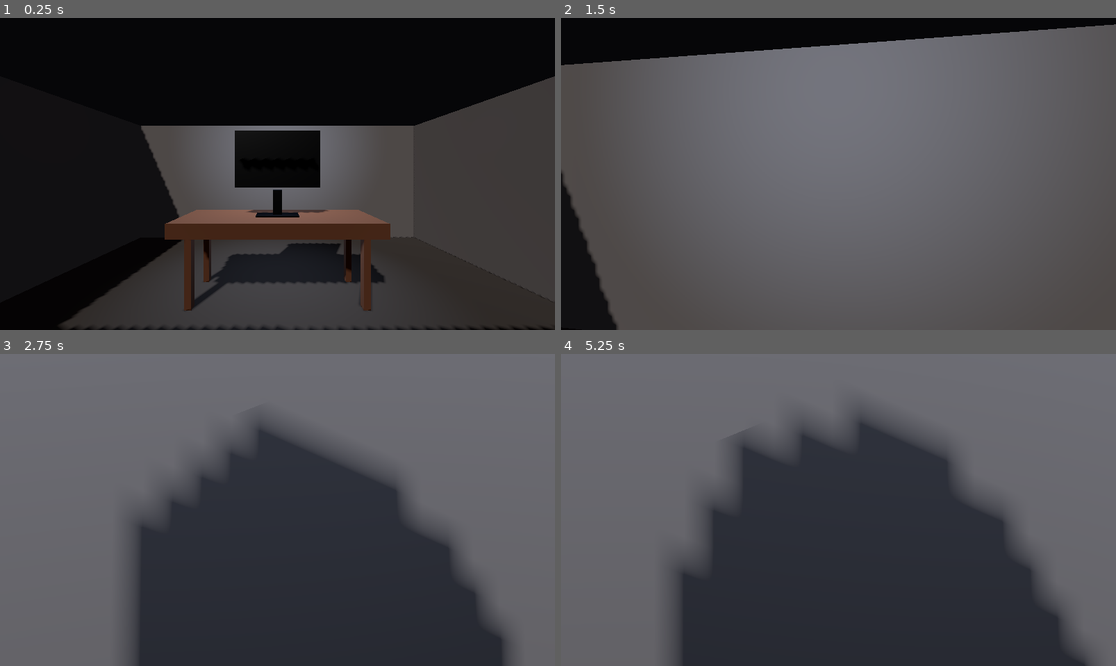
Above: before the commit, frames 1-4 (two rows, left to right).
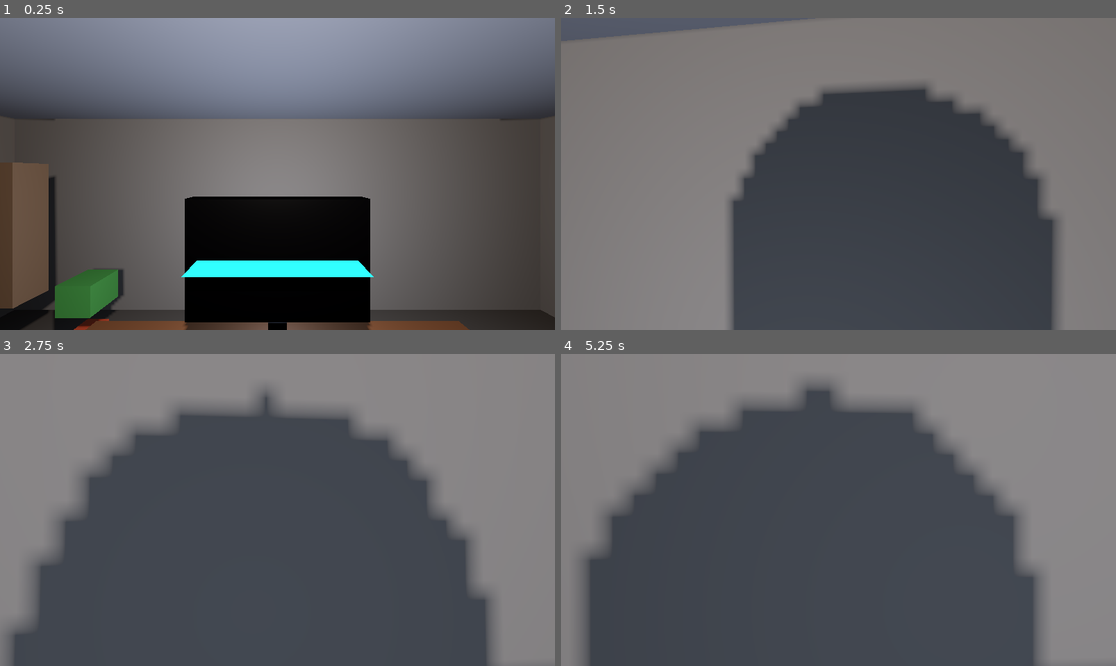
Above: after the commit, the same moments.

Repository: lucasteamalt12321/HorrorGame
Game: Godot game, scene res://scenes/levels/world.tscn
Two runs of this game, one before a commit and one after it. Both use one fixed random seed, a clock stepped at 60 frames per second and the inputs below.
Inputs (mouse positions are in pixels of both pictures, inside the frame that each line leads up to):
- Up to frame 1 (0.25 s): no input
- Up to frame 2 (1.5 s): move the mouse to (866, 174) at 0.52 s; hold W (move_forward) from 0.53 s (still down); tap Space (jump) at 0.77 s; move the mouse to (810, 174) at 1.27 s
- Up to frame 3 (2.75 s): keep holding W (move_forward); tap Space (jump) at 1.52 s; move the mouse to (288, 503) at 2.02 s
- Up to frame 4 (5.25 s): keep holding W (move_forward); tap Enter at 2.75 s; move the mouse to (832, 516) at 2.77 s; tap Space (jump) at 3.02, 3.77, 4.25, 4.52 s; move the mouse to (877, 513) at 3.52 s; move the mouse to (794, 506) at 4.27 s; move the mouse to (844, 510) at 5.02 s

The runs differ from the first frame. In frame 1, 84% of the frame differs, in the area x 0-100%, y 0-100%; in frame 2, 83%; in frame 3, 77%; in frame 4, 74%.

Commit message:
PHASE 2: офисная локация (office.tscn) + подключение в world; синхронизация MB/docs

Diff:
--- /dev/null
+++ b/scenes/levels/office/office.tscn
@@ -0,0 +1,509 @@
+[gd_scene load_steps=46 format=3]
+
+[sub_resource type="Environment" id="Environment_office"]
+background_mode = 1
+background_color = Color(0.02, 0.02, 0.025, 1)
+ambient_light_source = 3
+ambient_light_color = Color(0.4, 0.42, 0.47, 1)
+ambient_light_energy = 0.55
+
+[sub_resource type="StandardMaterial3D" id="Material_floor"]
+albedo_color = Color(0.22, 0.2, 0.18, 1)
+roughness = 0.9
+
+[sub_resource type="StandardMaterial3D" id="Material_wall"]
+albedo_color = Color(0.34, 0.32, 0.3, 1)
+roughness = 0.95
+
+[sub_resource type="StandardMaterial3D" id="Material_ceiling"]
+albedo_color = Color(0.4, 0.4, 0.42, 1)
+roughness = 0.95
+
+[sub_resource type="StandardMaterial3D" id="Material_desk"]
+albedo_color = Color(0.3, 0.18, 0.1, 1)
+roughness = 0.6
+
+[sub_resource type="StandardMaterial3D" id="Material_desk_dark"]
+albedo_color = Color(0.14, 0.1, 0.07, 1)
+roughness = 0.5
+
+[sub_resource type="StandardMaterial3D" id="Material_monitor"]
+albedo_color = Color(0.04, 0.04, 0.05, 1)
+metallic = 0.4
+roughness = 0.3
+
+[sub_resource type="StandardMaterial3D" id="Material_screen"]
+albedo_color = Color(0.08, 0.6, 0.9, 1)
+emission_enabled = true
+emission = Color(0.08, 0.6, 0.9, 1)
+emission_energy_multiplier = 0.7
+
+[sub_resource type="StandardMaterial3D" id="Material_keyboard"]
+albedo_color = Color(0.1, 0.1, 0.12, 1)
+metallic = 0.3
+roughness = 0.4
+
+[sub_resource type="StandardMaterial3D" id="Material_key"]
+albedo_color = Color(0.88, 0.88, 0.88, 1)
+roughness = 0.6
+
+[sub_resource type="StandardMaterial3D" id="Material_mouse"]
+albedo_color = Color(0.12, 0.12, 0.14, 1)
+metallic = 0.2
+roughness = 0.5
+
+[sub_resource type="StandardMaterial3D" id="Material_chair"]
+albedo_color = Color(0.18, 0.16, 0.15, 1)
+metallic = 0.2
+roughness = 0.7
+
+[sub_resource type="StandardMaterial3D" id="Material_armrest"]
+albedo_color = Color(0.1, 0.1, 0.12, 1)
+metallic = 0.5
+roughness = 0.4
+
+[sub_resource type="StandardMaterial3D" id="Material_door"]
+albedo_color = Color(0.28, 0.2, 0.13, 1)
+roughness = 0.5
+
+[sub_resource type="StandardMaterial3D" id="Material_door_frame"]
+albedo_color = Color(0.12, 0.1, 0.08, 1)
+roughness = 0.5
+
+[sub_resource type="StandardMaterial3D" id="Material_handle"]
+albedo_color = Color(0.7, 0.65, 0.55, 1)
+metallic = 0.8
+roughness = 0.3
+
+[sub_resource type="StandardMaterial3D" id="Material_shelf"]
+albedo_color = Color(0.32, 0.24, 0.17, 1)
+roughness = 0.7
+
+[sub_resource type="StandardMaterial3D" id="Material_book"]
+albedo_color = Color(0.5, 0.2, 0.15, 1)
+roughness = 0.8
+
+[sub_resource type="StandardMaterial3D" id="Material_book_green"]
+albedo_color = Color(0.2, 0.45, 0.25, 1)
+roughness = 0.8
+
+[sub_resource type="StandardMaterial3D" id="Material_book_blue"]
+albedo_color = Color(0.2, 0.3, 0.55, 1)
+roughness = 0.8
+
+[sub_resource type="StandardMaterial3D" id="Material_window_glow"]
+albedo_color = Color(1, 1, 1, 1)
+emission_enabled = true
+emission = Color(0.7, 0.8, 1, 1)
+emission_energy_multiplier = 0.4
+
+[sub_resource type="StandardMaterial3D" id="Material_plant"]
+albedo_color = Color(0.18, 0.4, 0.16, 1)
+roughness = 0.9
+
+[sub_resource type="StandardMaterial3D" id="Material_pot"]
+albedo_color = Color(0.55, 0.2, 0.1, 1)
+roughness = 0.8
+
+[sub_resource type="BoxMesh" id="BoxMesh_floor"]
+size = Vector3(9, 0.2, 7)
+
+[sub_resource type="BoxMesh" id="BoxMesh_wall_plain"]
+size = Vector3(9, 3.2, 0.2)
+
+[sub_resource type="BoxMesh" id="BoxMesh_wall_side"]
+size = Vector3(0.2, 3.2, 7)
+
+[sub_resource type="BoxMesh" id="BoxMesh_ceiling"]
+size = Vector3(9, 0.2, 7)
+
+[sub_resource type="BoxShape3D" id="BoxShape_floor"]
+size = Vector3(9, 0.2, 7)
+
+[sub_resource type="BoxShape3D" id="BoxShape_ceil"]
+size = Vector3(9, 0.2, 7)
+
+[sub_resource type="BoxShape3D" id="BoxShape_wall_back"]
+size = Vector3(9, 3.2, 0.2)
+
+[sub_resource type="BoxShape3D" id="BoxShape_wall_side"]
+size = Vector3(0.2, 3.2, 7)
+
+[sub_resource type="BoxMesh" id="BoxMesh_desk_top"]
+size = Vector3(3.2, 0.15, 1.2)
+
+[sub_resource type="BoxMesh" id="BoxMesh_desk_leg"]
+size = Vector3(0.12, 1.4, 0.12)
+
+[sub_resource type="BoxShape3D" id="BoxShape_desk"]
+size = Vector3(3.2, 0.15, 1.2)
+
+[sub_resource type="BoxMesh" id="BoxMesh_monitor_body"]
+size = Vector3(1.4, 0.93, 0.14)
+
+[sub_resource type="PlaneMesh" id="PlaneMesh_screen"]
+size = Vector2(1.22, 0.76)
+
+[sub_resource type="BoxMesh" id="BoxMesh_monitor_stand"]
+size = Vector3(0.14, 0.32, 0.14)
+
+[sub_resource type="BoxMesh" id="BoxMesh_monitor_base"]
+size = Vector3(0.7, 0.06, 0.32)
+
+[sub_resource type="BoxMesh" id="BoxMesh_keyboard"]
+size = Vector3(1.1, 0.05, 0.36)
+
+[sub_resource type="BoxMesh" id="BoxMesh_key"]
+size = Vector3(0.09, 0.04, 0.09)
+
+[sub_resource type="BoxMesh" id="BoxMesh_mouse_body"]
+size = Vector3(0.16, 0.07, 0.26)
+
+[sub_resource type="BoxMesh" id="BoxMesh_mouse_wheel"]
+size = Vector3(0.03, 0.02, 0.03)
+
+[sub_resource type="BoxMesh" id="BoxMesh_chair_seat"]
+size = Vector3(0.9, 0.1, 0.9)
+
+[sub_resource type="BoxMesh" id="BoxMesh_chair_back"]
+size = Vector3(0.9, 1.0, 0.1)
+
+[sub_resource type="BoxMesh" id="BoxMesh_chair_base"]
+size = Vector3(0.5, 0.08, 0.5)
+
+[sub_resource type="BoxMesh" id="BoxMesh_chair_pole"]
+size = Vector3(0.07, 0.5, 0.07)
+
+[sub_resource type="BoxMesh" id="BoxMesh_chair_armrest"]
+size = Vector3(0.08, 0.08, 0.6)
+
+[sub_resource type="BoxMesh" id="BoxMesh_door_leaf"]
+size = Vector3(0.9, 2.3, 0.1)
+
+[sub_resource type="BoxShape3D" id="BoxShape_door"]
+size = Vector3(0.9, 2.3, 0.1)
+
+[sub_resource type="BoxMesh" id="BoxMesh_door_frame"]
+size = Vector3(0.06, 2.4, 0.16)
+
+[sub_resource type="BoxMesh" id="BoxMesh_door_handle"]
+size = Vector3(0.05, 0.05, 0.35)
+
+[sub_resource type="BoxMesh" id="BoxMesh_shelf_body"]
+size = Vector3(1.4, 1.6, 0.35)
+
+[sub_resource type="BoxMesh" id="BoxMesh_book"]
+size = Vector3(0.08, 0.24, 0.28)
+
+[sub_resource type="BoxMesh" id="BoxMesh_window_frame"]
+size = Vector3(1.6, 1.2, 0.08)
+
+[sub_resource type="BoxMesh" id="BoxMesh_window_glass"]
+size = Vector3(1.4, 1.0, 0.04)
+
+[sub_resource type="BoxMesh" id="BoxMesh_plant_pot"]
+size = Vector3(0.3, 0.35, 0.3)
+
+[sub_resource type="BoxMesh" id="BoxMesh_plant_leaves"]
+size = Vector3(0.45, 0.4, 0.45)
+
+[node name="Office" type="Node3D"]
+
+[node name="WorldEnvironment" type="WorldEnvironment" parent="."]
+environment = SubResource("Environment_office")
+
+[node name="Floor" type="MeshInstance3D" parent="."]
+transform = Transform3D(1, 0, 0, 0, 1, 0, 0, 0, 1, 0, -0.1, 0)
+material_override = SubResource("Material_floor")
+mesh = SubResource("BoxMesh_floor")
+
+[node name="FloorBody" type="StaticBody3D" parent="."]
+transform = Transform3D(1, 0, 0, 0, 1, 0, 0, 0, 1, 0, -0.1, 0)
+
+[node name="CollisionShape3D" type="CollisionShape3D" parent="FloorBody"]
+shape = SubResource("BoxShape_floor")
+
+[node name="BackWall" type="MeshInstance3D" parent="."]
+transform = Transform3D(1, 0, 0, 0, 1, 0, 0, 0, 1, 0, 1.6, -3.5)
+material_override = SubResource("Material_wall")
+mesh = SubResource("BoxMesh_wall_plain")
+
+[node name="BackWallBody" type="StaticBody3D" parent="."]
+transform = Transform3D(1, 0, 0, 0, 1, 0, 0, 0, 1, 0, 1.6, -3.5)
+
+[node name="CollisionShape3D" type="CollisionShape3D" parent="BackWallBody"]
+shape = SubResource("BoxShape_wall_back")
+
+[node name="FrontWall" type="MeshInstance3D" parent="."]
+transform = Transform3D(1, 0, 0, 0, 1, 0, 0, 0, 1, 0, 1.6, 3.5)
+material_override = SubResource("Material_wall")
+mesh = SubResource("BoxMesh_wall_plain")
+
+[node name="FrontWallBody" type="StaticBody3D" parent="."]
+transform = Transform3D(1, 0, 0, 0, 1, 0, 0, 0, 1, 0, 1.6, 3.5)
+
+[node name="CollisionShape3D" type="CollisionShape3D" parent="FrontWallBody"]
+shape = SubResource("BoxShape_wall_back")
+
+[node name="LeftWall" type="MeshInstance3D" parent="."]
+transform = Transform3D(1, 0, 0, 0, 1, 0, 0, 0, 1, -4.5, 1.6, 0)
+material_override = SubResource("Material_wall")
+mesh = SubResource("BoxMesh_wall_side")
+
+[node name="LeftWallBody" type="StaticBody3D" parent="."]
+transform = Transform3D(1, 0, 0, 0, 1, 0, 0, 0, 1, -4.5, 1.6, 0)
+
+[node name="CollisionShape3D" type="CollisionShape3D" parent="LeftWallBody"]
+shape = SubResource("BoxShape_wall_side")
+
+[node name="RightWall" type="MeshInstance3D" parent="."]
+transform = Transform3D(1, 0, 0, 0, 1, 0, 0, 0, 1, 4.5, 1.6, 0)
+material_override = SubResource("Material_wall")
+mesh = SubResource("BoxMesh_wall_side")
+
+[node name="RightWallBody" type="StaticBody3D" parent="."]
+transform = Transform3D(1, 0, 0, 0, 1, 0, 0, 0, 1, 4.5, 1.6, 0)
+
+[node name="CollisionShape3D" type="CollisionShape3D" parent="RightWallBody"]
+shape = SubResource("BoxShape_wall_side")
+
+[node name="Ceiling" type="MeshInstance3D" parent="."]
+transform = Transform3D(1, 0, 0, 0, 1, 0, 0, 0, 1, 0, 3.3, 0)
+material_override = SubResource("Material_ceiling")
+mesh = SubResource("BoxMesh_ceiling")
+
+[node name="CeilingBody" type="StaticBody3D" parent="."]
+transform = Transform3D(1, 0, 0, 0, 1, 0, 0, 0, 1, 0, 3.3, 0)
+
+[node name="CollisionShape3D" type="CollisionShape3D" parent="CeilingBody"]
+shape = SubResource("BoxShape_ceil")
+
+[node name="Desk" type="MeshInstance3D" parent="."]
+transform = Transform3D(1, 0, 0, 0, 1, 0, 0, 0, 1, 0, 0.9, -1.2)
+material_override = SubResource("Material_desk")
+mesh = SubResource("BoxMesh_desk_top")
+
+[node name="Leg1" type="MeshInstance3D" parent="Desk"]
+transform = Transform3D(1, 0, 0, 0, 1, 0, 0, 0, 1, -1.4, -0.75, -0.45)
+material_override = SubResource("Material_desk_dark")
+mesh = SubResource("BoxMesh_desk_leg")
+
+[node name="Leg2" type="MeshInstance3D" parent="Desk"]
+transform = Transform3D(1, 0, 0, 0, 1, 0, 0, 0, 1, 1.4, -0.75, -0.45)
+material_override = SubResource("Material_desk_dark")
+mesh = SubResource("BoxMesh_desk_leg")
+
+[node name="Leg3" type="MeshInstance3D" parent="Desk"]
+transform = Transform3D(1, 0, 0, 0, 1, 0, 0, 0, 1, -1.4, -0.75, 0.45)
+material_override = SubResource("Material_desk_dark")
+mesh = SubResource("BoxMesh_desk_leg")
+
+[node name="Leg4" type="MeshInstance3D" parent="Desk"]
+transform = Transform3D(1, 0, 0, 0, 1, 0, 0, 0, 1, 1.4, -0.75, 0.45)
+material_override = SubResource("Material_desk_dark")
+mesh = SubResource("BoxMesh_desk_leg")
+
+[node name="DeskBody" type="StaticBody3D" parent="."]
+transform = Transform3D(1, 0, 0, 0, 1, 0, 0, 0, 1, 0, 0.9, -1.2)
+
+[node name="CollisionShape3D" type="CollisionShape3D" parent="DeskBody"]
+shape = SubResource("BoxShape_desk")
+
+[node name="Monitor" type="Node3D" parent="."]
+transform = Transform3D(1, 0, 0, 0, 1, 0, 0, 0, 1, 0, 1.62, -1.6)
+
+[node name="Body" type="MeshInstance3D" parent="Monitor"]
+material_override = SubResource("Material_monitor")
+mesh = SubResource("BoxMesh_monitor_body")
+
+[node name="Screen" type="MeshInstance3D" parent="Monitor"]
+transform = Transform3D(-1, 0, -8.742278e-08, 0, 1, 0, 8.742278e-08, 0, -1, 0, 0, -0.071)
+material_override = SubResource("Material_screen")
+mesh = SubResource("PlaneMesh_screen")
+
+[node name="Stand" type="MeshInstance3D" parent="Monitor"]
+transform = Transform3D(1, 0, 0, 0, 1, 0, 0, 0, 1, 0, -0.63, 0)
+material_override = SubResource("Material_monitor")
+mesh = SubResource("BoxMesh_monitor_stand")
+
+[node name="Base" type="MeshInstance3D" parent="Monitor"]
+transform = Transform3D(1, 0, 0, 0, 1, 0, 0, 0, 1, 0, -0.8, 0)
+material_override = SubResource("Material_monitor")
+mesh = SubResource("BoxMesh_monitor_base")
+
+[node name="DeskLamp" type="OmniLight3D" parent="."]
+transform = Transform3D(1, 0, 0, 0, 1, 0, 0, 0, 1, 0, 1.4, -1.6)
+light_color = Color(0.75, 0.85, 1, 1)
+light_energy = 1.6
+omni_range = 5.0
+
+[node name="Keyboard" type="Node3D" parent="."]
+transform = Transform3D(0.866, 0, 0.5, 0, 1, 0, -0.5, 0, 0.866, 0, 0.975, -0.55)
+
+[node name="Body" type="MeshInstance3D" parent="Keyboard"]
+material_override = SubResource("Material_keyboard")
+mesh = SubResource("BoxMesh_keyboard")
+
+[node name="Key1" type="MeshInstance3D" parent="Keyboard"]
+transform = Transform3D(1, 0, 0, 0, 1, 0, 0, 0, 1, -0.35, 0.03, 0.1)
+material_override = SubResource("Material_key")
+mesh = SubResource("BoxMesh_key")
+
+[node name="Key2" type="MeshInstance3D" parent="Keyboard"]
+transform = Transform3D(1, 0, 0, 0, 1, 0, 0, 0, 1, -0.15, 0.03, 0.1)
+material_override = SubResource("Material_key")
+mesh = SubResource("BoxMesh_key")
+
+[node name="Key3" type="MeshInstance3D" parent="Keyboard"]
+transform = Transform3D(1, 0, 0, 0, 1, 0, 0, 0, 1, 0.05, 0.03, 0.1)
+material_override = SubResource("Material_key")
+mesh = SubResource("BoxMesh_key")
+
+[node name="Key4" type="MeshInstance3D" parent="Keyboard"]
+transform = Transform3D(1, 0, 0, 0, 1, 0, 0, 0, 1, 0.25, 0.03, 0.1)
+material_override = SubResource("Material_key")
+mesh = SubResource("BoxMesh_key")
+
+[node name="KeySpace" type="MeshInstance3D" parent="Keyboard"]
+transform = Transform3D(1, 0, 0, 0, 1, 0, 0, 0, 1, 0.0, 0.03, -0.08)
+material_override = SubResource("Material_key")
+mesh = SubResource("BoxMesh_key")
+
+[node name="Mouse" type="Node3D" parent="."]
+transform = Transform3D(1, 0, 0, 0, 1, 0, 0, 0, 1, -1.3, 0.97, -0.45)
+
+[node name="Body" type="MeshInstance3D" parent="Mouse"]
+material_override = SubResource("Material_mouse")
+mesh = SubResource("BoxMesh_mouse_body")
+
+[node name="Wheel" type="MeshInstance3D" parent="Mouse"]
+transform = Transform3D(1, 0, 0, 0, 1, 0, 0, 0, 1, 0, 0.07, 0)
+material_override = SubResource("Material_mouse")
+mesh = SubResource("BoxMesh_mouse_wheel")
+
+[node name="Chair" type="Node3D" parent="."]
+transform = Transform3D(1, 0, 0, 0, 1, 0, 0, 0, 1, 0, 0.5, 1.8)
+
+[node name="Seat" type="MeshInstance3D" parent="Chair"]
+transform = Transform3D(1, 0, 0, 0, 1, 0, 0, 0, 1, 0, 0.05, 0)
+material_override = SubResource("Material_chair")
+mesh = SubResource("BoxMesh_chair_seat")
+
+[node name="Back" type="MeshInstance3D" parent="Chair"]
+transform = Transform3D(1, 0, 0, 0, 1, 0, 0, 0, 1, 0, 0.6, -0.5)
+material_override = SubResource("Material_chair")
+mesh = SubResource("BoxMesh_chair_back")
+
+[node name="BaseCap" type="MeshInstance3D" parent="Chair"]
+transform = Transform3D(1, 0, 0, 0, 1, 0, 0, 0, 1, 0, -0.55, 0)
+material_override = SubResource("Material_armrest")
+mesh = SubResource("BoxMesh_chair_base")
+
+[node name="Pole" type="MeshInstance3D" parent="Chair"]
+transform = Transform3D(1, 0, 0, 0, 1, 0, 0, 0, 1, 0, -0.25, 0)
+material_override = SubResource("Material_armrest")
+mesh = SubResource("BoxMesh_chair_pole")
+
+[node name="ArmLeft" type="MeshInstance3D" parent="Chair"]
+transform = Transform3D(1, 0, 0, 0, 1, 0, 0, 0, 1, -0.45, 0.28, -0.05)
+material_override = SubResource("Material_armrest")
+mesh = SubResource("BoxMesh_chair_armrest")
+
+[node name="ArmRight" type="MeshInstance3D" parent="Chair"]
+transform = Transform3D(1, 0, 0, 0, 1, 0, 0, 0, 1, 0.45, 0.28, -0.05)
+material_override = SubResource("Material_armrest")
+mesh = SubResource("BoxMesh_chair_armrest")
+
+[node name="Door" type="Node3D" parent="."]
+transform = Transform3D(1, 0, 0, 0, 1, 0, 0, 0, 1, 3.4, 1.15, 3.4)
+
+[node name="Leaf" type="MeshInstance3D" parent="Door"]
+material_override = SubResource("Material_door")
+mesh = SubResource("BoxMesh_door_leaf")
+
+[node name="DoorBody" type="StaticBody3D" parent="Door"]
+
+[node name="CollisionShape3D" type="CollisionShape3D" parent="Door/DoorBody"]
+shape = SubResource("BoxShape_door")
+
+[node name="Handle" type="MeshInstance3D" parent="Door"]
+transform = Transform3D(1, 0, 0, 0, 1, 0, 0, 0, 1, 0, 0.9, 0.18)
+material_override = SubResource("Material_handle")
+mesh = SubResource("BoxMesh_door_handle")
+
+[node name="DoorFrame" type="Node3D" parent="."]
+transform = Transform3D(1, 0, 0, 0, 1, 0, 0, 0, 1, 2.95, 1.2, 3.4)
+
+[node name="FrameLeft" type="MeshInstance3D" parent="DoorFrame"]
+transform = Transform3D(1, 0, 0, 0, 1, 0, 0, 0, 1, -0.55, 0, 0)
+material_override = SubResource("Material_door_frame")
+mesh = SubResource("BoxMesh_door_frame")
+
+[node name="FrameRight" type="MeshInstance3D" parent="DoorFrame"]
+transform = Transform3D(1, 0, 0, 0, 1, 0, 0, 0, 1, 0.55, 0, 0)
+material_override = SubResource("Material_door_frame")
+mesh = SubResource("BoxMesh_door_frame")
+
+[node name="FrameTop" type="MeshInstance3D" parent="DoorFrame"]
+transform = Transform3D(1, 0, 0, 0, 1, 0, 0, 0, 1, 0, 1.2, 0)
+material_override = SubResource("Material_door_frame")
+mesh = SubResource("BoxMesh_door_frame")
+
+[node name="Shelf" type="Node3D" parent="."]
+transform = Transform3D(1, 0, 0, 0, 1, 0, 0, 0, 1, -3.6, 1.6, -2.4)
+
+[node name="Body" type="MeshInstance3D" parent="Shelf"]
+material_override = SubResource("Material_shelf")
+mesh = SubResource("BoxMesh_shelf_body")
+
+[node name="Book1" type="MeshInstance3D" parent="Shelf"]
+transform = Transform3D(1, 0, 0, 0, 1, 0, 0, 0, 1, -0.2, 0.62, 0.19)
+material_override = SubResource("Material_book")
+mesh = SubResource("BoxMesh_book")
+
+[node name="Book2" type="MeshInstance3D" parent="Shelf"]
+transform = Transform3D(1, 0, 0, 0, 1, 0, 0, 0, 1, -0.05, 0.62, 0.19)
+material_override = SubResource("Material_book_green")
+mesh = SubResource("BoxMesh_book")
+
+[node name="Book3" type="MeshInstance3D" parent="Shelf"]
+transform = Transform3D(1, 0, 0, 0, 1, 0, 0, 0, 1, 0.1, 0.62, 0.19)
+material_override = SubResource("Material_book_blue")
+mesh = SubResource("BoxMesh_book")
+
+[node name="Window" type="Node3D" parent="."]
+transform = Transform3D(1, 0, 0, 0, 1, 0, 0, 0, 1, -4.42, 1.7, 1.5)
+
+[node name="Frame" type="MeshInstance3D" parent="Window"]
+material_override = SubResource("Material_door_frame")
+mesh = SubResource("BoxMesh_window_frame")
+
+[node name="Glass" type="MeshInstance3D" parent="Window"]
+transform = Transform3D(1, 0, 0, 0, 1, 0, 0, 0, 1, 0, 0, 0.06)
+material_override = SubResource("Material_window_glow")
+mesh = SubResource("BoxMesh_window_glass")
+
+[node name="Plant" type="Node3D" parent="."]
+transform = Transform3D(1, 0, 0, 0, 1, 0, 0, 0, 1, -2.6, 0, -2.8)
+
+[node name="Pot" type="MeshInstance3D" parent="Plant"]
+material_override = SubResource("Material_pot")
+mesh = SubResource("BoxMesh_plant_pot")
+
+[node name="Leaves" type="MeshInstance3D" parent="Plant"]
+transform = Transform3D(1, 0, 0, 0, 1, 0, 0, 0, 1, 0, 0.65, 0)
+material_override = SubResource("Material_plant")
+mesh = SubResource("BoxMesh_plant_leaves")
+
+[node name="CeilingLight" type="OmniLight3D" parent="."]
+transform = Transform3D(1, 0, 0, 0, 1, 0, 0, 0, 1, 0, 3.0, 0)
+light_color = Color(1, 0.95, 0.9, 1)
+light_energy = 2.4
+shadow_enabled = true
+omni_range = 12.0
+
+[node name="WindowLight" type="DirectionalLight3D" parent="."]
+transform = Transform3D(-0.5, 0.7, 0.5, 0, 0.577, 0.816, -0.866, 0.408, -0.289, -6, 3, 1.5)
+light_color = Color(0.7, 0.8, 1, 1)
+light_energy = 0.8
+shadow_enabled = true
--- a/scenes/levels/world.tscn
+++ b/scenes/levels/world.tscn
@@ -1,14 +1,14 @@
 [gd_scene load_steps=4 format=3]
 
-[ext_resource type="PackedScene" path="res://scenes/levels/test_room/test_room.tscn" id="1"]
+[ext_resource type="PackedScene" path="res://scenes/levels/office/office.tscn" id="1"]
 [ext_resource type="PackedScene" path="res://scenes/player/player.tscn" id="2"]
 [ext_resource type="PackedScene" path="res://ui/mobile/mobile_controls.tscn" id="3"]
 
 [node name="World" type="Node3D"]
 
-[node name="Room" parent="." instance=ExtResource("1")]
+[node name="Office" parent="." instance=ExtResource("1")]
 
 [node name="Player" parent="." instance=ExtResource("2")]
-transform = Transform3D(1, 0, 0, 0, 1, 0, 0, 0, 1, 0, 1, 3.5)
+transform = Transform3D(1, 0, 0, 0, 1, 0, 0, 0, 1, 0, 1, 0)
 
 [node name="MobileControls" parent="." instance=ExtResource("3")]
Not shown, added: .env.local
Not shown, changed: docs/ARCHITECTURE.md
Not shown, changed: memory_bank/activeContext.md
Not shown, changed: memory_bank/progress.md
Not shown, changed: memory_bank/projectbrief.md
